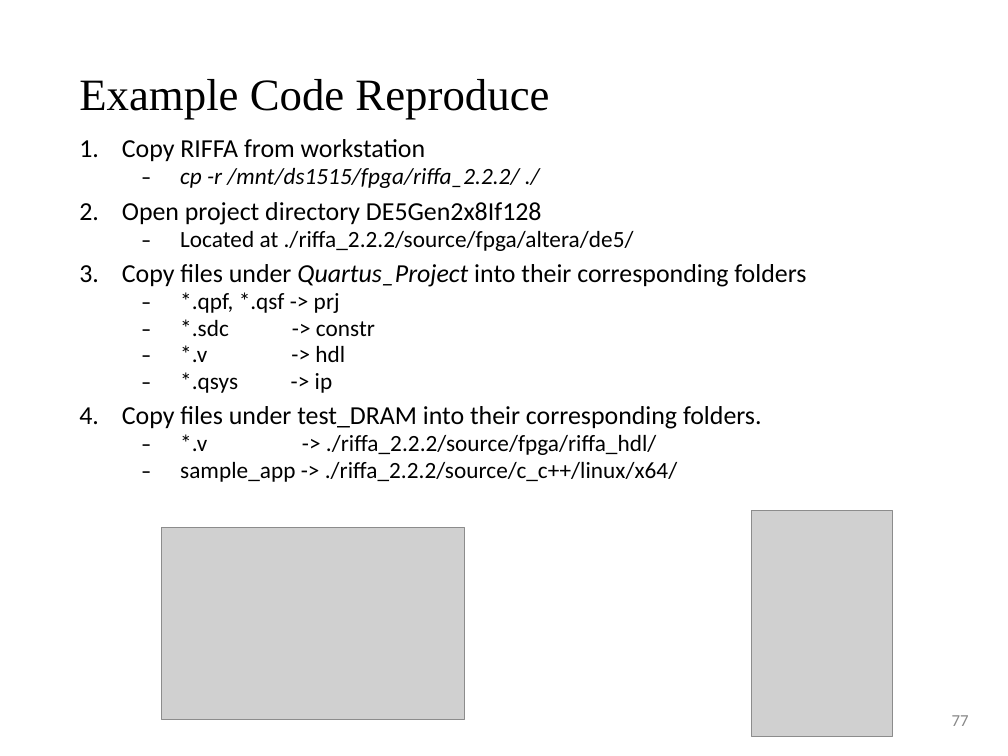
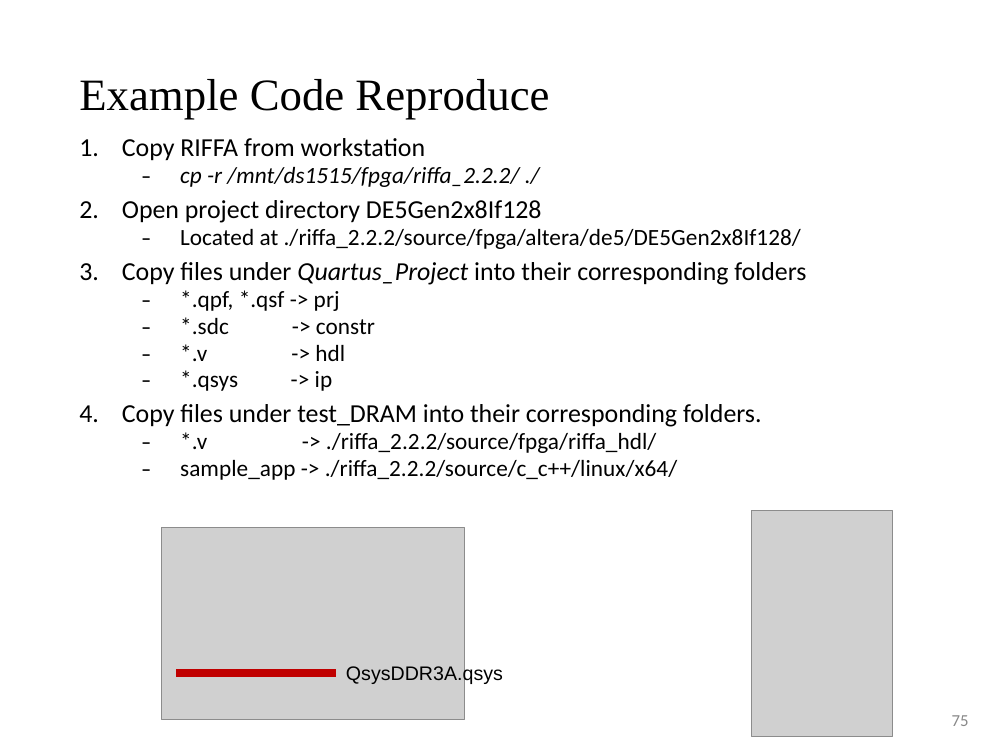
Before and after one commit to shihjimmy/riffa, a slide deck: slide 75 of RIFFA_tutorial_2025.pptx (slide 77 before the commit). Drawn at 1008x756 pixels with LibreOffice and Linux fonts; fonts in the diff are those of the drawing; grey boxes stand for pictures; background and template pictures are left out. Boxes give left, top, right and bottom in pixels: in the first picture for what was removed or moved away, otherwise in the second. Text is boxed around its words. In the diff, an @@ line names an element or a change of style, - is before the commit and + after.

```diff
--- a/RIFFA_tutorial_2025.pptx
+++ b/RIFFA_tutorial_2025.pptx
@@ text at (180, 229, 801, 249): text changed @@
-  ˗ Located at ./riffa_2.2.2/source/fpga/altera/de5/
+  ˗ Located at ./riffa_2.2.2/source/fpga/altera/de5/DE5Gen2x8If128/
@@ line added from (176, 672) to (336, 672), #C00000 6 pt @@
@@ text added at (346, 665, 503, 685), 14 pt, text #000000 @@
+QsysDDR3A.qsys
@@ page number at (952, 715, 969, 726): text changed @@
-77
+75
```
Also in this commit, not shown: 5 other slides changed, 2 slides removed.
